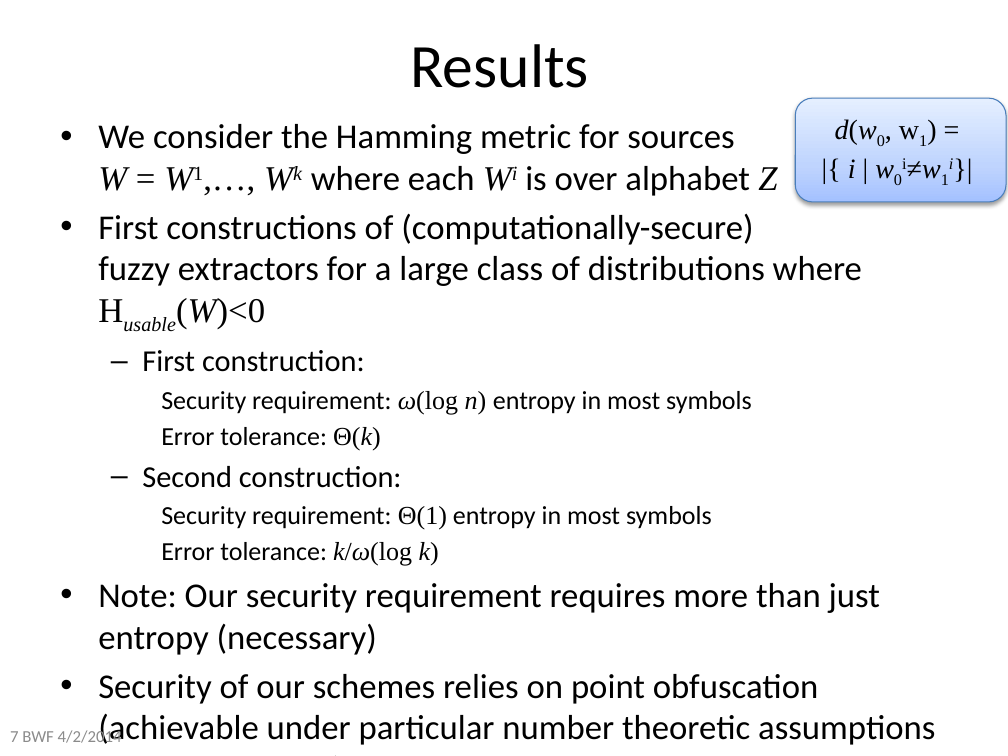
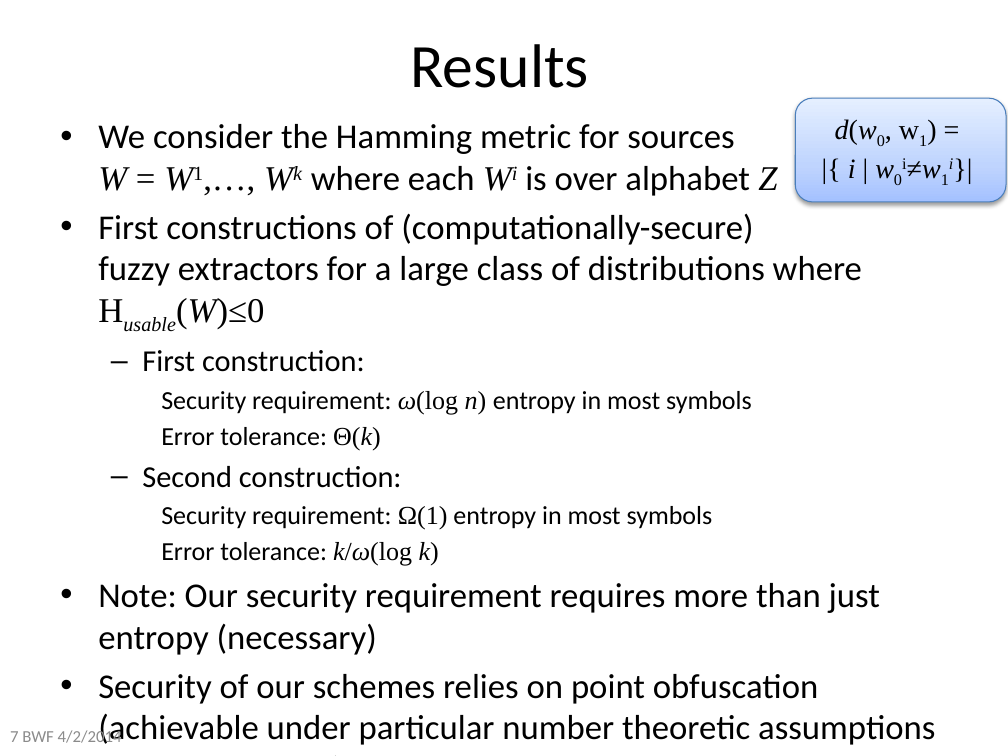
Before and after one commit to xianruimeng/comp-fuzzy-ext, a slide deck: slide 7 of constantRate/KeyDerivationWithNegativeUsable.pptx. Drawn at 1008x756 pixels with LibreOffice and Linux fonts; fonts in the diff are those of the drawing. Boxes give left, top, right and bottom in pixels: in the first picture for what was removed or moved away, otherwise in the second. Text is boxed around its words. In the diff, an @@ line names an element or a change of style, - is before the commit and + after.

```diff
--- a/constantRate/KeyDerivationWithNegativeUsable.pptx
+++ b/constantRate/KeyDerivationWithNegativeUsable.pptx
@@ text at box(98, 213, 862, 329): text changed @@
-• First constructions of (computationally-secure)
-  fuzzy extractors for a large class of distributions where Husable(W)<0
+• First constructions of (computationally-secure)
+  fuzzy extractors for a large class of distributions where Husable(W)≤0
@@ text at box(161, 506, 713, 530): text changed @@
-    Security requirement: Θ(1) entropy in most symbols
+    Security requirement: Ω(1) entropy in most symbols
```
Also in this commit, not shown: 9 other slides changed, 2 slides added.
